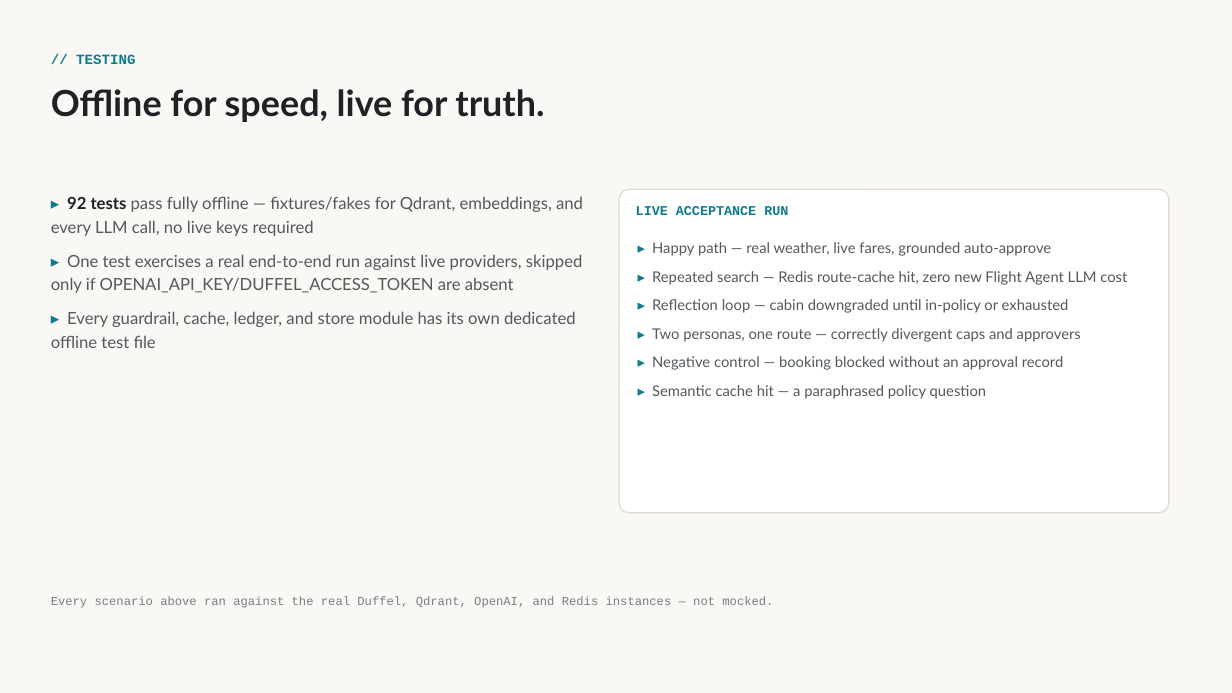
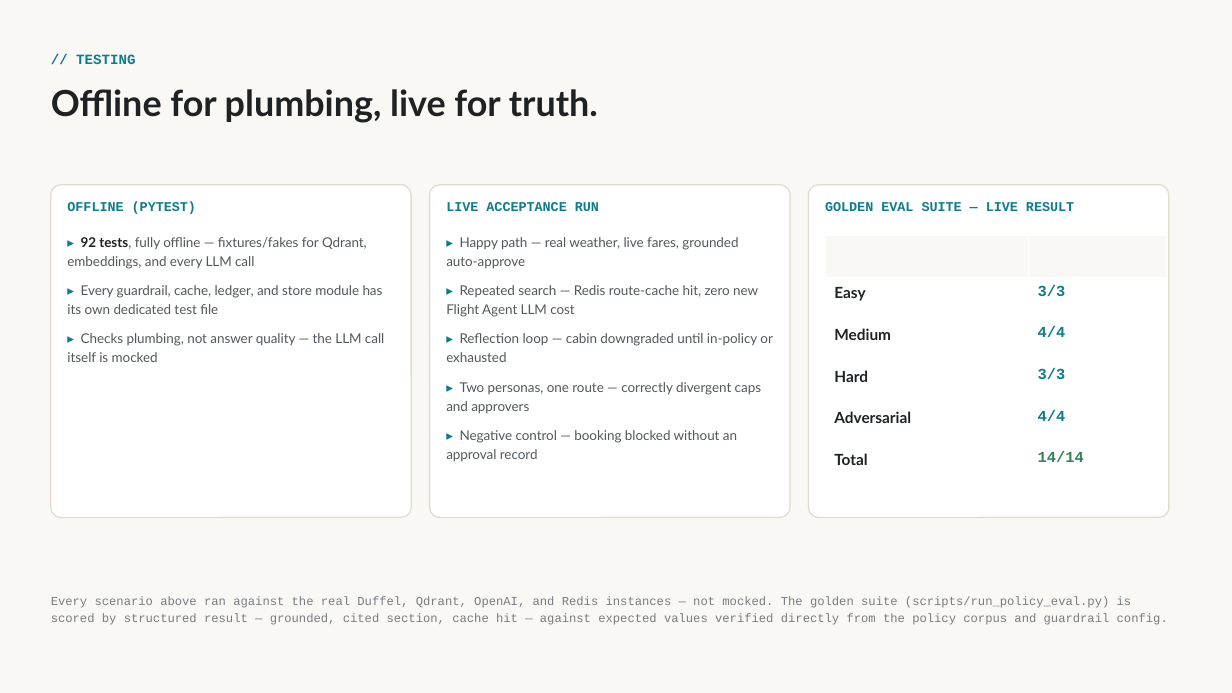
Before and after one commit to nikhilprasadpandey/trip-planner-ReAct, a slide deck: slide 14 of docs/Trip Planner Deep Dive.pptx. Drawn at 1232x693 pixels with LibreOffice and Linux fonts; fonts in the diff are those of the drawing. Boxes give left, top, right and bottom in pixels: in the first picture for what was removed or moved away, otherwise in the second. Text is boxed around its words. In the diff, an @@ line names an element or a change of style, - is before the commit and + after.

```diff
--- a/docs/Trip Planner Deep Dive.pptx
+++ b/docs/Trip Planner Deep Dive.pptx
@@ text at (51,89,598,123): text changed @@
-Offline for speed, live for truth.
+Offline for plumbing, live for truth.
@@ rounded rectangle added at (51,185,411,518), fill #FFFFFF, outline #E1DCD0 1 pt @@
@@ text added at (67,201,196,214), 10.5 pt, text #0E7C8C, bold @@
+OFFLINE (PYTEST)
@@ rounded rectangle added at (430,185,790,518), fill #FFFFFF, outline #E1DCD0 1 pt @@
@@ text "LIVE ACCEPTANCE RUN": place and size @@
-text "LIVE ACCEPTANCE RUN" at (636,206,788,215)
+text "LIVE ACCEPTANCE RUN" at (446,202,599,211)
@@ rounded rectangle: place and size @@
-rounded rectangle at (619,189,1169,513)
+rounded rectangle at (809,185,1169,518)
@@ text added at (825,202,1074,211), 10.5 pt, text #0E7C8C, bold @@
+GOLDEN EVAL SUITE — LIVE RESULT
@@ text at (67,237,384,362): text changed; size 13 to 10.5 pt @@
-▸ 92 tests pass fully offline — fixtures/fakes for Qdrant, embeddings, and every LLM call, no live keys required
-▸ One test exercises a real end-to-end run against live providers, skipped only if OPENAI_API_KEY/DUFFEL_ACCESS_TOKEN are absent
-▸ Every guardrail, cache, ledger, and store module has its own dedicated offline test file
+▸ 92 tests, fully offline — fixtures/fakes for Qdrant, embeddings, and every LLM call
+▸ Every guardrail, cache, ledger, and store module has its own dedicated test file
+▸ Checks plumbing, not answer quality — the LLM call itself is mocked
@@ text "▸ Happy path — real ...": place and size @@
-text "▸ Happy path — real ..." at (652,242,1127,399)
+text "▸ Happy path — real ..." at (446,237,772,462)
@@ text "▸ Happy path — real ..." at (446,237,772,462): size 11.5 to 10.5 pt; more space between paragraphs @@
@@ table added at (825,236,1167,485), 6 rows, 2 columns @@
+ | 
+Easy | 3/3
+Medium | 4/4
+Hard | 3/3
+Adversarial | 4/4
+Total | 14/14
@@ text at (652,385,986,399): paragraph removed @@
-▸ Semantic cache hit — a paraphrased policy question
@@ text at (51,597,1168,625): text changed @@
-Every scenario above ran against the real Duffel, Qdrant, OpenAI, and Redis instances — not mocked.
+Every scenario above ran against the real Duffel, Qdrant, OpenAI, and Redis instances — not mocked. The golden suite (scripts/run_policy_eval.py) is scored by structured result — grounded, cited section, cache hit — against expected values verified directly from the policy corpus and guardrail config.
```
